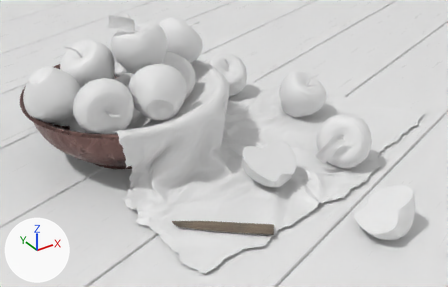
Renders of the Blender file fruit_bowl.blend from each side of a commit.
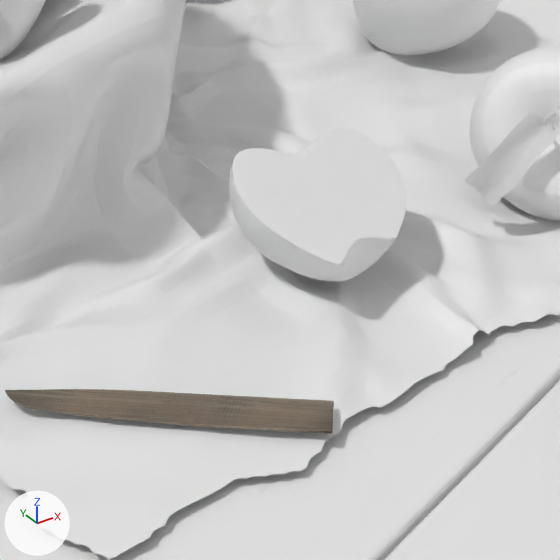
There are two pictures of each version: one whole from a 50 mm lens placed at (-9.73, -12.31, 4.31), pointed at (-5.62, -6.25, 0.16), one close up on the part from 38% to 77% of the width and 35% to 95% of the height. The axes (+X, +Y, +Z) are drawn at lower left. The lights are the same throughout.

In view in the first close-up: 'Apple.001', 'Apple.018', 'AppleCut_01', 'Apple_Leaf_Variant_01', 'Blade', 'Fabric', 'Leaf', 'Planks'.
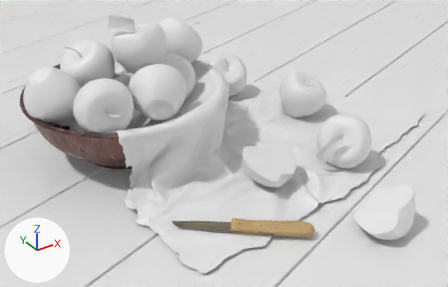
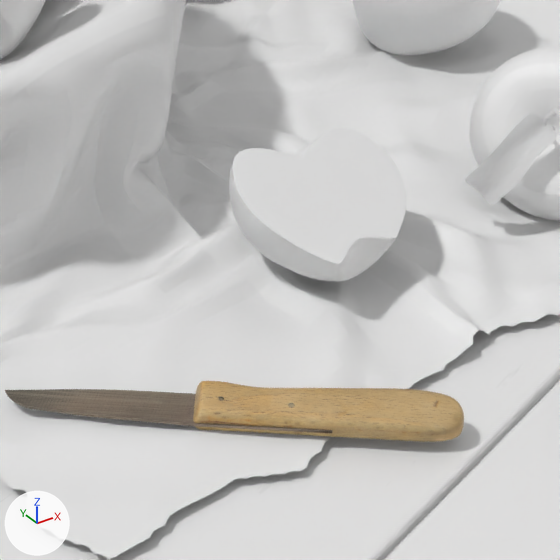
What changed in the scene script:
```text
Change ob_knifehandle:
    remove ob_knifehandle.hide_render = True
```

Boxes [x1, y1, x2, y2] around the edits, measured in the close-ups (560 x 560 px):
'KnifeHandle', shown
    after: [193, 381, 464, 442]
